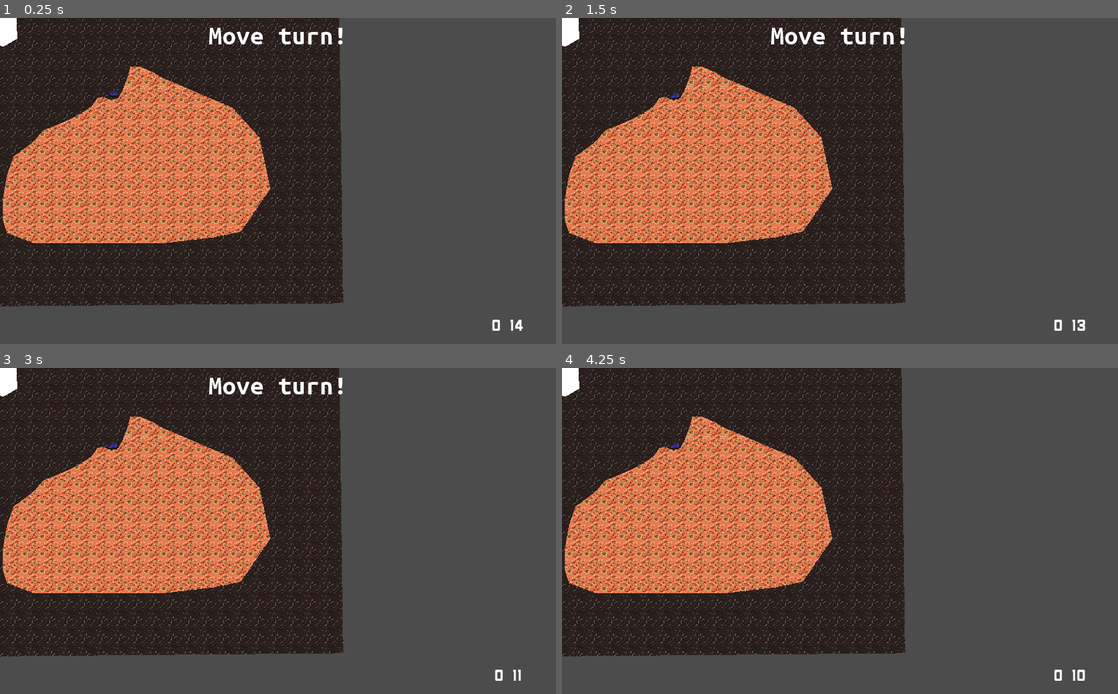
Above: before the commit, frames 1-4 (two rows, left to right).
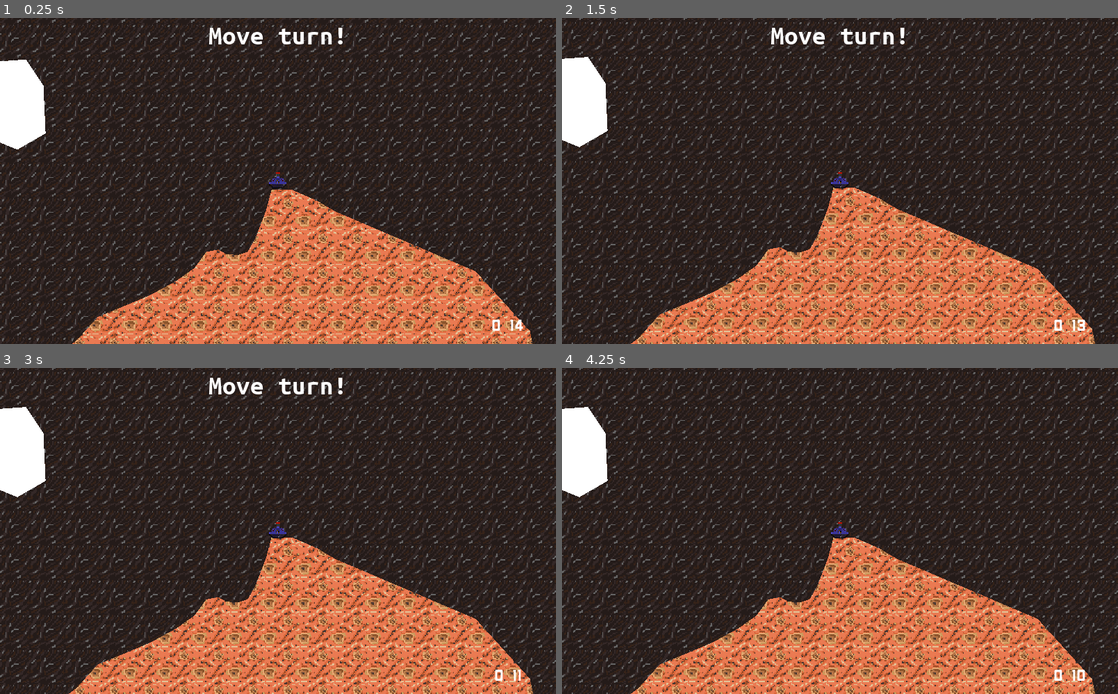
Above: after the commit, the same moments.

Repository: Blinc13/terrain_commander
Game: Godot game, scene res://TestScene.tscn
Same seed, same stepped clock (60 frames per second), same inputs: the game is played once before the commit and once after it. This scene is started directly instead of the project's main scene.
Inputs (mouse positions are in pixels of both pictures, inside the frame that each line leads up to):
- Up to frame 1 (0.25 s): no input
- Up to frame 2 (1.5 s): move the mouse to (962, 164) at 0.52 s; hold A (right) 0.53-1.28 s; click (962, 164) at 0.6 s; tap Enter at 1.25 s; move the mouse to (728, 197) at 1.27 s; hold S (down) from 1.28 s (still down); click (728, 197) at 1.35 s
- Up to frame 3 (3 s): tap Space at 2 s; move the mouse to (333, 459) at 2.02 s; release S (down) at 2.03 s; hold A (right) 2.03-2.78 s; click (333, 459) at 2.1 s; tap Enter at 2.75 s; move the mouse to (250, 596) at 2.77 s; hold W (up) from 2.78 s (still down); click (250, 596) at 2.85 s
- Up to frame 4 (4.25 s): tap Space at 3.5 s; move the mouse to (1006, 579) at 3.52 s; release W (up) at 3.53 s; hold D (left) from 3.53 s (still down); click (1006, 579) at 3.6 s

The runs differ from the first frame. In frame 1, 74% of the frame differs, in the area x 0-100%, y 0-100%; in frame 2, 75%; in frame 3, 75%; in frame 4, 75%.

Commit message:
Changes

Diff:
--- a/TestScene.tscn
+++ b/TestScene.tscn
@@ -4,7 +4,7 @@
 [ext_resource path="res://assets/textures/terrain/background.png" type="Texture" id=2]
 [ext_resource path="res://assets/textures/terrain/terrain.png" type="Texture" id=3]
 [ext_resource path="res://assets/materials/terrain/TerrainMaterial.tres" type="Material" id=4]
-[ext_resource path="res://scenes/units/Player/Player.tscn" type="PackedScene" id=5]
+[ext_resource path="res://scenes/units/Player/MasterPlayer.tscn" type="PackedScene" id=5]
 [ext_resource path="res://scenes/ui/InGame.tscn" type="PackedScene" id=6]
 [ext_resource path="res://src/objects/game.gd" type="Script" id=7]
 [ext_resource path="res://assets/materials/terrain/BackgroundMaterial.tres" type="Material" id=8]
@@ -32,9 +32,7 @@
 polygon = PoolVector2Array( 30, -6, 32, 38, 6, 53, -21, 42, -29, 8, -14, -28, 14, -30 )
 
 [node name="Player" parent="." instance=ExtResource( 5 )]
-position = Vector2( 210, 136 )
-rotation = 0.0803382
-mass = 3.72
+position = Vector2( 246, 79 )
 
 [node name="CanvasLayer" type="CanvasLayer" parent="."]
 
--- a/scenes/units/Player/MasterPlayer.tscn
+++ b/scenes/units/Player/MasterPlayer.tscn
@@ -6,7 +6,7 @@
 [node name="Player" instance=ExtResource( 1 )]
 script = ExtResource( 2 )
 
-[node name="Line2D" type="Line2D" parent="." index="3"]
+[node name="Line2D" type="Line2D" parent="." index="0"]
 
 [node name="Camera2D" type="Camera2D" parent="." index="4"]
 current = true
--- a/src/objects/player.gd
+++ b/src/objects/player.gd
@@ -55,7 +55,7 @@
 		if abs(angle.dot(normal)) < 0.69:
 			var move_dir = input.rotated(normal.angle() + PI/2)
 
-			state.apply_impulse(Vector2.DOWN * 5, move_dir * ACCELERATION)
+			state.apply_impulse(Vector2.DOWN * 5, move_dir * ACCELERATION * state.step)
 
 
 
